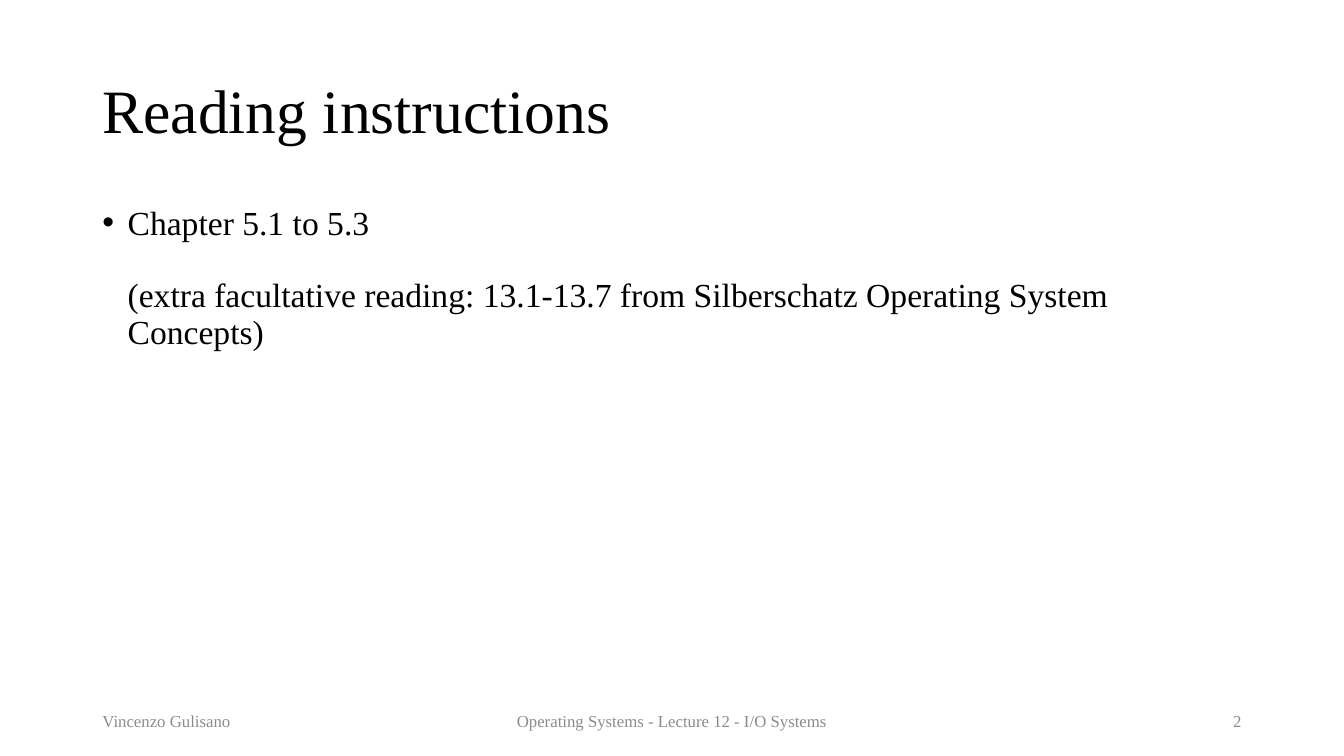
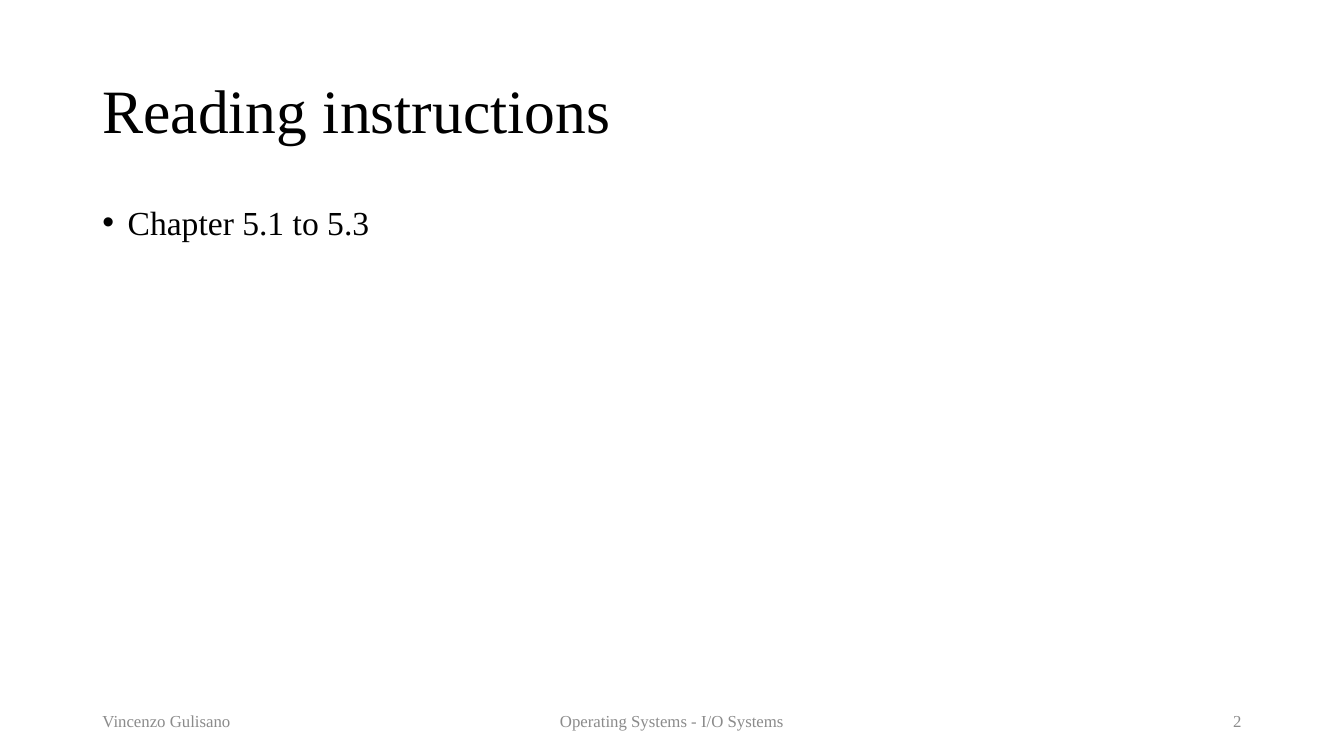
Before and after one commit to vincenzo-gulisano/os_material, a slide deck: slide 2 of slides/IO_systems.pptx. Drawn at 1344x756 pixels with LibreOffice and Linux fonts; fonts in the diff are those of the drawing. Boxes give left, top, right and bottom in pixels: in the first picture for what was removed or moved away, otherwise in the second. Text is boxed around its words. In the diff, an @@ line names an element or a change of style, - is before the commit and + after.

Commit message:
changed logo, moved exercises, updated overview for lecture on I/O systems

```diff
--- a/slides/IO_systems.pptx
+++ b/slides/IO_systems.pptx
@@ text at [128,211,369,241]: text changed @@
-  • Chapter 5.1 to 5.3
-    (extra facultative reading: 13.1-13.7 from Silberschatz Operating System Concepts)
+  • Chapter 5.1 to 5.3
@@ text at [560,716,784,731]: text changed @@
-Operating Systems - Lecture 12 - I/O Systems
+Operating Systems - I/O Systems
```
Also in this commit, not shown: 57 other slides changed, 2 other files.
